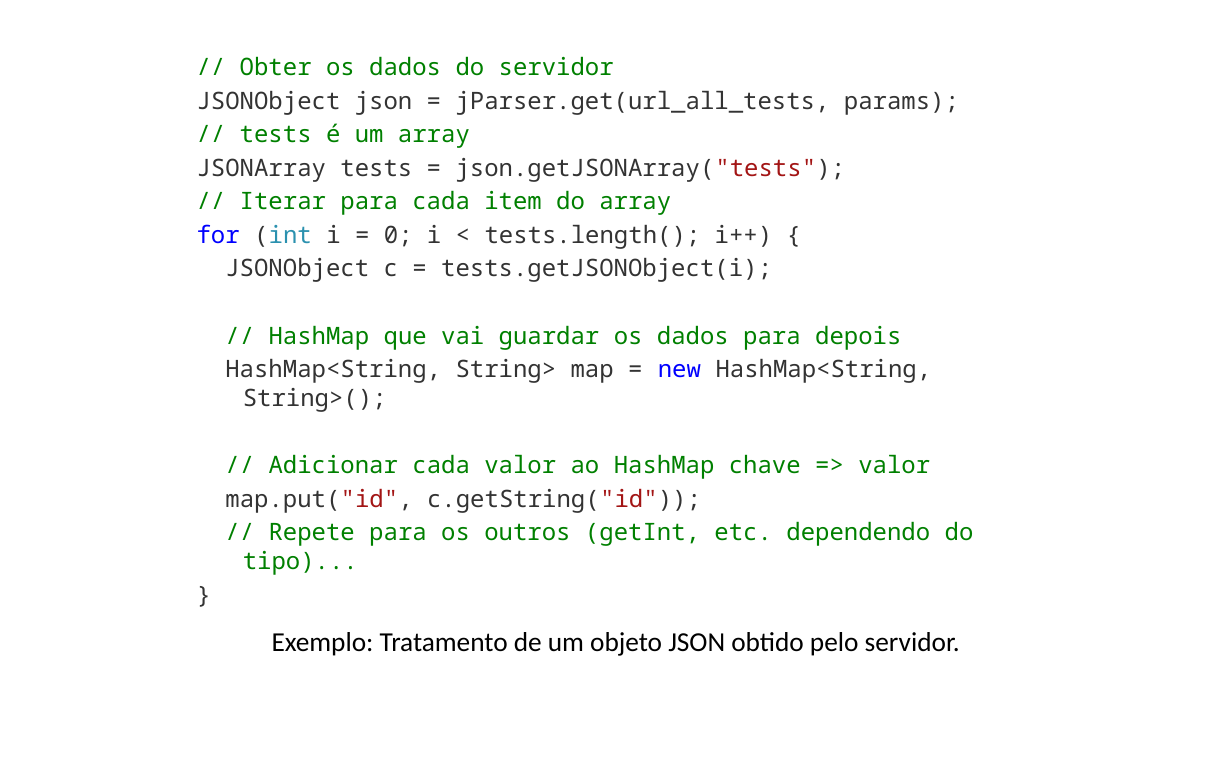
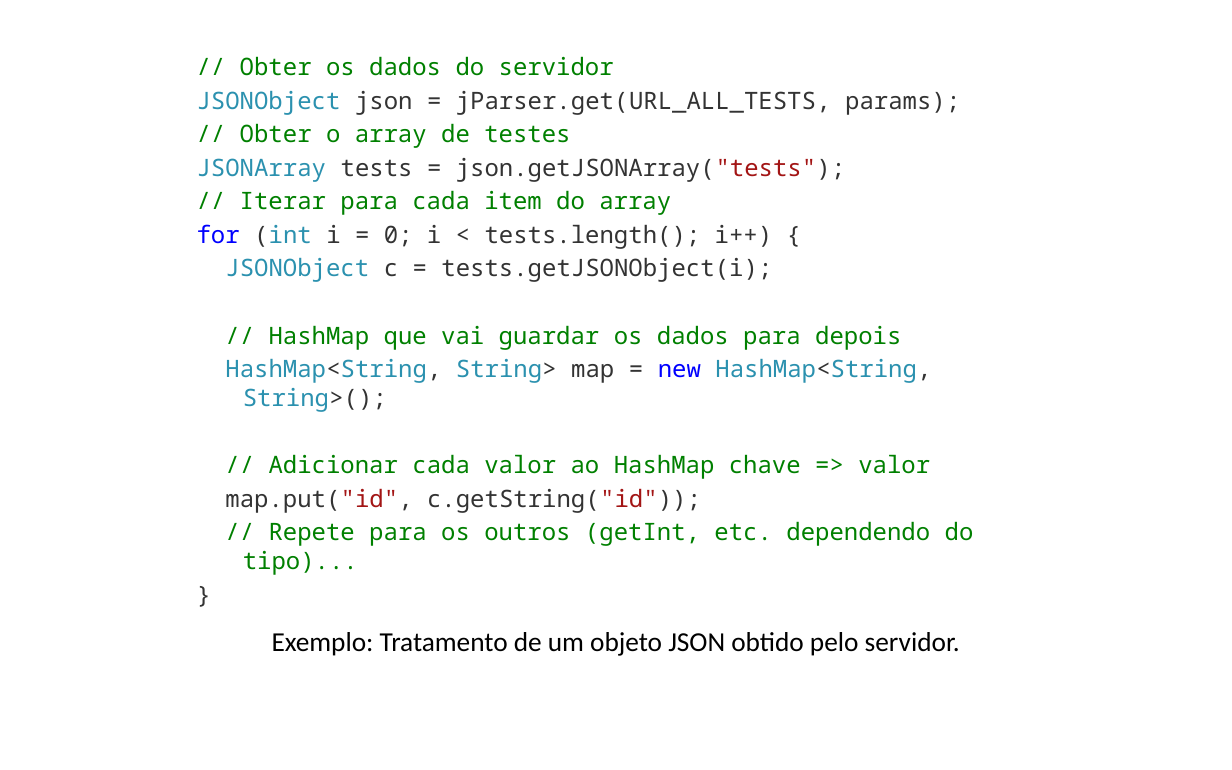
Before and after one commit to iptomar/letrinhas_si, a slide deck: slide 24 of Apresentacoes/v01.pptx. Drawn at 1232x770 pixels with LibreOffice and Linux fonts; fonts in the diff are those of the drawing; background and template pictures are left out. Boxes give left, top, right and bottom in pixels: in the first picture for what was removed or moved away, otherwise in the second. Text is boxed around its words. In the diff, an @@ line names an element or a change of style, - is before the commit and + after.

```diff
--- a/Apresentacoes/v01.pptx
+++ b/Apresentacoes/v01.pptx
@@ text at (197,90,960,148): text changed @@
-JSONObject json = jParser.get(url_all_tests, params);
-// tests é um array
+JSONObject json = jParser.get(URL_ALL_TESTS, params);
+// Obter o array de testes
@@ text at (197,158,931,412): text colour #333333 to #2B91AF in "JSONArray", "JSONObject", "HashMap<String, String> HashMap<String, String>();" @@
```
Also in this commit, not shown: 10 other slides changed, 1 other file.
